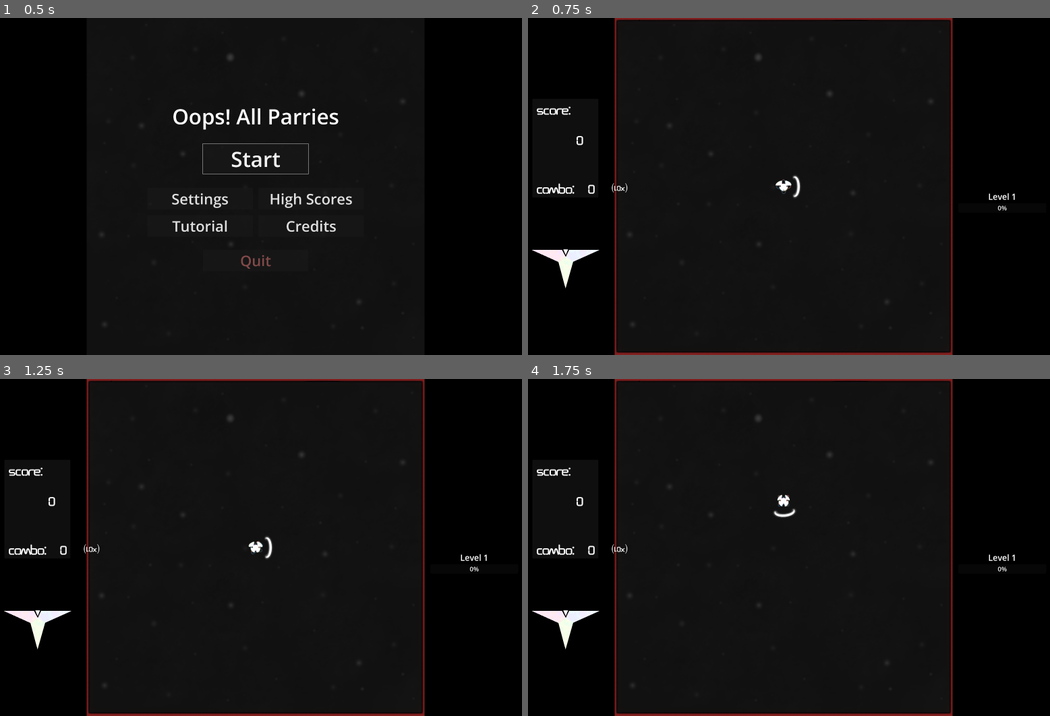
Above: before the commit, frames 1-4 (two rows, left to right).
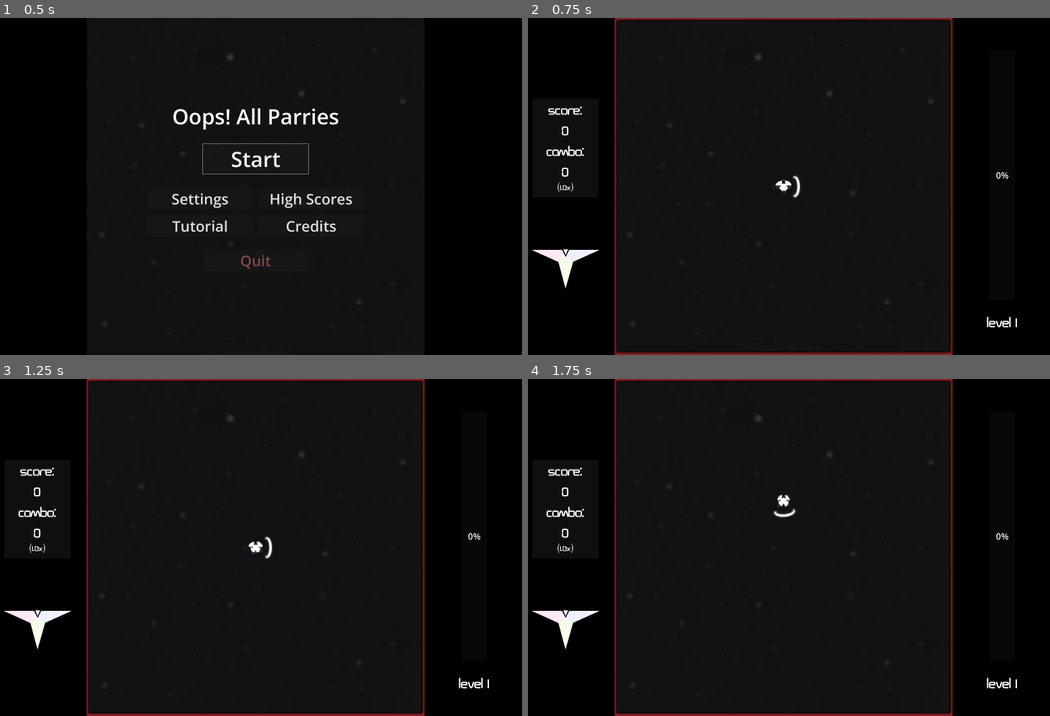
Above: after the commit, the same moments.

Repository: Restra9423/Jamfest-Spring-2026
Game: Godot game, scene res://UI/title.tscn
The game is run twice, just before and just after one commit, with the same random seed, the same clock (stepped at 60 frames per second) and the same inputs.
Inputs (mouse positions are in pixels of both pictures, inside the frame that each line leads up to):
- Up to frame 1 (0.5 s): no input
- Up to frame 2 (0.75 s): click "Start" at 0.5 s
- Up to frame 3 (1.25 s): no input
- Up to frame 4 (1.75 s): move the mouse to (815, 547) at 1.27 s; hold W (Up) from 1.28 s (still down); tap Down (AimDown) at 1.35 s

Frame 1 is identical in both runs. In frame 2, 0.7% of the frame differs, in the area x 1-94%, y 26-92%; in frame 3, 0.7%; in frame 4, 0.7%.

Commit message:
UI Update Pt. 2
Progress Bar and Score Manager are now vertical and resized to fit the the new layout better. some changes are a little unga bunga so please feel free to make them more polished. also this is just an idea of how to lay things out and does not need to be used.

Diff:
--- a/Prefabs/UI & UX/LevelProgressBar.tscn
+++ b/Prefabs/UI & UX/LevelProgressBar.tscn
@@ -1,34 +1,52 @@
 [gd_scene format=3 uid="uid://sko4g3jqxl4l"]
 
 [ext_resource type="Script" uid="uid://b315njo8itwio" path="res://Scripts/levelProgressBar.gd" id="1_bm34h"]
+[ext_resource type="FontFile" uid="uid://cufmx7yxxurpt" path="res://Art/Fonts/neon.ttf" id="2_x8tne"]
+
+[sub_resource type="LabelSettings" id="LabelSettings_vla2y"]
+font = ExtResource("2_x8tne")
+font_size = 100
 
 [node name="LevelProgressBar" type="Control" unique_id=1213569923]
 layout_mode = 3
 anchors_preset = 15
 anchor_right = 1.0
 anchor_bottom = 1.0
+offset_right = -3072.0
+offset_bottom = -1920.0
 grow_horizontal = 2
 grow_vertical = 2
 script = ExtResource("1_bm34h")
 
 [node name="VBoxContainer" type="VBoxContainer" parent="." unique_id=958352579]
 layout_mode = 1
-anchors_preset = 5
+anchors_preset = 8
 anchor_left = 0.5
+anchor_top = 0.5
 anchor_right = 0.5
-offset_left = -20.0
-offset_right = 20.0
-offset_bottom = 40.0
+anchor_bottom = 0.5
+offset_left = -100.0
+offset_top = -800.0
+offset_right = 100.0
+offset_bottom = 800.0
 grow_horizontal = 2
+grow_vertical = 2
+theme_override_constants/separation = 64
+alignment = 1
+
+[node name="ProgressBar" type="ProgressBar" parent="VBoxContainer" unique_id=636162287]
+custom_minimum_size = Vector2(150, 0)
+layout_mode = 2
+size_flags_horizontal = 4
+size_flags_vertical = 3
+theme_override_constants/outline_size = -5
+theme_override_font_sizes/font_size = 50
+fill_mode = 3
 
 [node name="Label" type="Label" parent="VBoxContainer" unique_id=229430146]
 layout_mode = 2
-theme_override_font_sizes/font_size = 48
+size_flags_horizontal = 4
 text = "Level 1"
+label_settings = SubResource("LabelSettings_vla2y")
 horizontal_alignment = 1
 vertical_alignment = 1
-
-[node name="ProgressBar" type="ProgressBar" parent="VBoxContainer" unique_id=636162287]
-custom_minimum_size = Vector2(500, 0)
-layout_mode = 2
-theme_override_font_sizes/font_size = 36
--- a/Prefabs/UI & UX/ScoreManager.tscn
+++ b/Prefabs/UI & UX/ScoreManager.tscn
@@ -13,68 +13,52 @@
 font_size = 45
 
 [node name="ScoreManager" type="Panel" unique_id=1229586716 node_paths=PackedStringArray("scoreDisplay", "comboDisplay", "multiDisplay")]
-offset_left = 128.0
-offset_top = 128.0
-offset_right = 573.0
-offset_bottom = 403.0
+offset_right = 300.0
+offset_bottom = 450.0
 script = ExtResource("1_g5j4s")
-scoreDisplay = NodePath("ScoreDisplay")
-comboDisplay = NodePath("HBoxContainer/ComboDisplay")
-multiDisplay = NodePath("HBoxContainer/MultiDisplay")
+scoreDisplay = NodePath("VBoxContainer/ScoreDisplay")
+comboDisplay = NodePath("VBoxContainer/ComboDisplay")
+multiDisplay = NodePath("VBoxContainer/MultiDisplay")
 pointDisplays = ExtResource("2_4t262")
 
-[node name="ScoreDisplay" type="Label" parent="." unique_id=2121244486]
-layout_mode = 1
-anchors_preset = -1
-anchor_left = 0.5
-anchor_top = 0.5
-anchor_right = 0.5
-anchor_bottom = 0.5
-offset_left = -10.5
-offset_top = -87.5
-offset_right = 144.5
-offset_bottom = 2.5
-grow_horizontal = 2
-grow_vertical = 2
+[node name="VBoxContainer" type="VBoxContainer" parent="." unique_id=672514246]
+layout_mode = 0
+offset_right = 300.0
+offset_bottom = 450.0
+
+[node name="score" type="Label" parent="VBoxContainer" unique_id=910713655]
+layout_mode = 2
+text = "SCORE:"
+label_settings = SubResource("LabelSettings_0b146")
+horizontal_alignment = 1
+
+[node name="ScoreDisplay" type="Label" parent="VBoxContainer" unique_id=2121244486]
+layout_mode = 2
+theme_override_font_sizes/font_size = 0
 text = "0"
 label_settings = SubResource("LabelSettings_0b146")
 horizontal_alignment = 1
 vertical_alignment = 1
 
-[node name="score" type="Label" parent="." unique_id=910713655]
-layout_mode = 1
-offset_right = 203.0
-offset_bottom = 90.0
-text = " SCORE:"
-label_settings = SubResource("LabelSettings_0b146")
-
-[node name="HBoxContainer" type="HBoxContainer" parent="." unique_id=321505792]
-custom_minimum_size = Vector2(445, 0)
-layout_mode = 1
-anchors_preset = 2
-anchor_top = 1.0
-anchor_bottom = 1.0
-offset_top = -90.0
-offset_right = 443.0
-grow_vertical = 0
-
-[node name="combo" type="Label" parent="HBoxContainer" unique_id=1923386355]
+[node name="combo" type="Label" parent="VBoxContainer" unique_id=1923386355]
 layout_mode = 2
 size_flags_horizontal = 3
-text = " COMBO:"
+text = "COMBO:"
 label_settings = SubResource("LabelSettings_0b146")
+horizontal_alignment = 1
 vertical_alignment = 1
 
-[node name="ComboDisplay" type="Label" parent="HBoxContainer" unique_id=865751037]
+[node name="ComboDisplay" type="Label" parent="VBoxContainer" unique_id=865751037]
 custom_minimum_size = Vector2(150, 0)
 layout_mode = 2
 size_flags_horizontal = 3
+theme_override_font_sizes/font_size = 0
 text = "0"
 label_settings = SubResource("LabelSettings_0b146")
 horizontal_alignment = 1
 vertical_alignment = 1
 
-[node name="MultiDisplay" type="Label" parent="HBoxContainer" unique_id=1375685861]
+[node name="MultiDisplay" type="Label" parent="VBoxContainer" unique_id=1375685861]
 layout_mode = 2
 size_flags_horizontal = 3
 size_flags_vertical = 1
